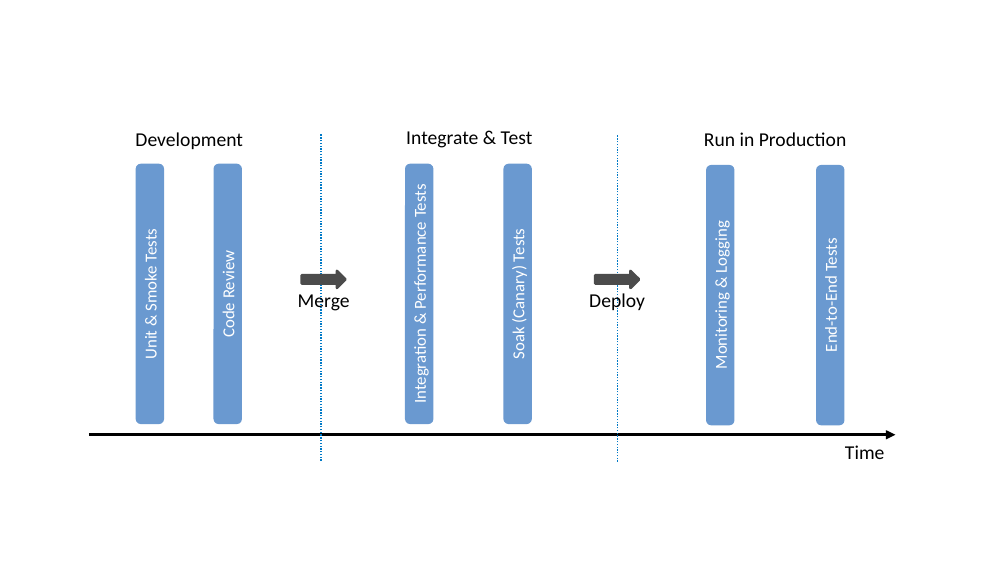
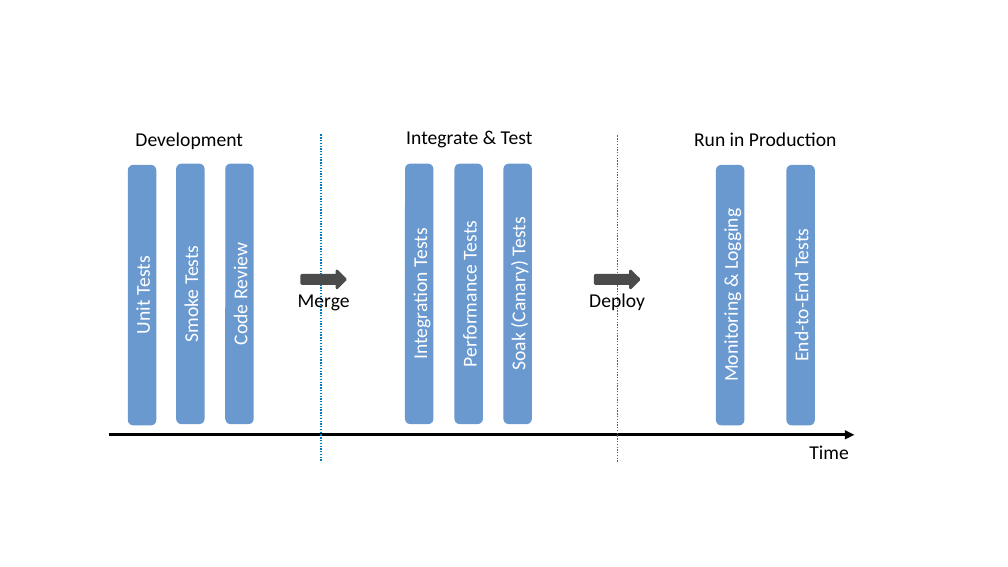
Before and after one commit to SystemsApproach/ops, a slide deck: slide 24 of figures.pptx. Drawn at 1008x567 pixels with LibreOffice and Linux fonts; fonts in the diff are those of the drawing. Boxes give left, top, right and bottom in pixels: in the first picture for what was removed or moved away, otherwise in the second. Text is boxed around its words. In the diff, an @@ line names an element or a change of style, - is before the commit and + after.

```diff
--- a/figures.pptx
+++ b/figures.pptx
@@ text "Run in Production": place and size @@
-text "Run in Production" at box(704, 132, 846, 146)
+text "Run in Production" at box(694, 132, 836, 146)
@@ rounded rectangle "Unit Tests": place and size @@
-rounded rectangle "Unit Tests" at box(136, 164, 163, 423)
+rounded rectangle "Unit Tests" at box(128, 165, 155, 424)
@@ rounded rectangle added at box(176, 164, 204, 423), fill #6A99D0, outline #6A99D0 1 pt, 14 pt, text #FFFFFF @@
+Smoke Tests
@@ rounded rectangle "Code Review": place and size @@
-rounded rectangle "Code Review" at box(214, 164, 241, 423)
+rounded rectangle "Code Review" at box(226, 164, 253, 423)
@@ rounded rectangle added at box(456, 164, 483, 423), fill #6A99D0, outline #6A99D0 1 pt, 14 pt, text #FFFFFF @@
+Performance Tests
@@ rounded rectangle "Monitoring & Logging": place and size @@
-rounded rectangle "Monitoring & Logging" at box(707, 165, 734, 424)
+rounded rectangle "Monitoring & Logging" at box(717, 165, 744, 424)
@@ size 12 to 14 pt in 4 elements at box(504, 164, 531, 423), box(717, 165, 744, 424), box(226, 164, 253, 423), box(787, 165, 814, 424) @@
@@ rounded rectangle "End-to-End Tests": place and size @@
-rounded rectangle "End-to-End Tests" at box(816, 165, 844, 424)
+rounded rectangle "End-to-End Tests" at box(787, 165, 814, 424)
@@ text in rounded rectangle at box(408, 231, 432, 358): text changed; size 12 to 14 pt @@
-Integration & Performance Tests
+Integration Tests
@@ text in rounded rectangle at box(131, 259, 155, 333): text changed; size 12 to 14 pt @@
-Unit & Smoke Tests
+Unit Tests
@@ arrow moved from (89, 434) - (895, 434) to (109, 434) - (855, 434) @@
@@ text "Time": place and size @@
-text "Time" at box(845, 445, 884, 459)
+text "Time" at box(809, 445, 848, 459)
```
Also in this commit, not shown: 2 other files.
